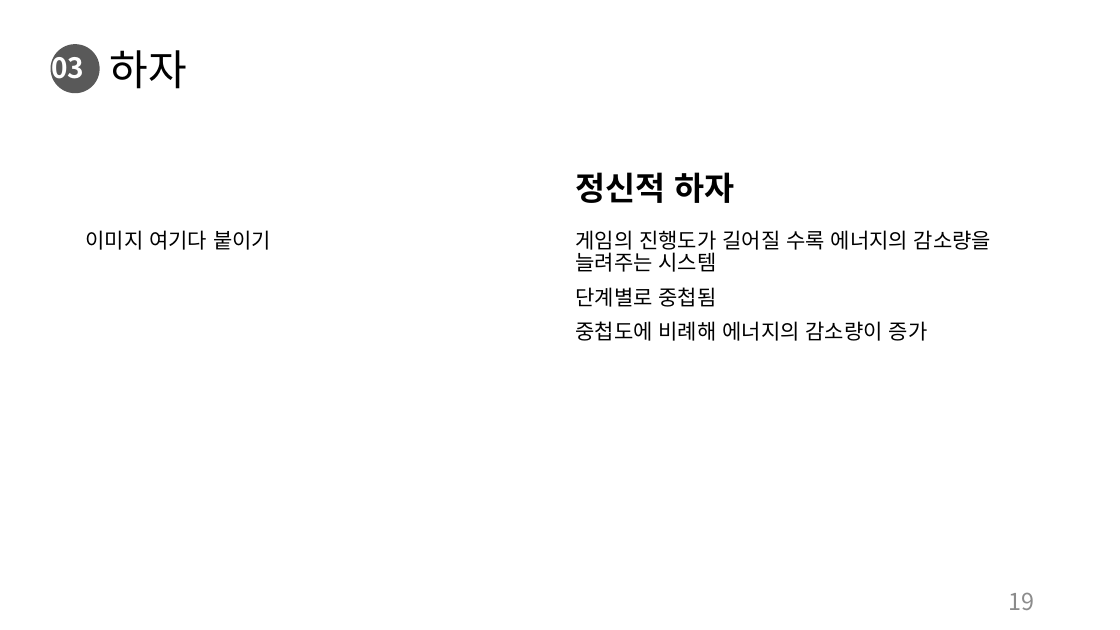
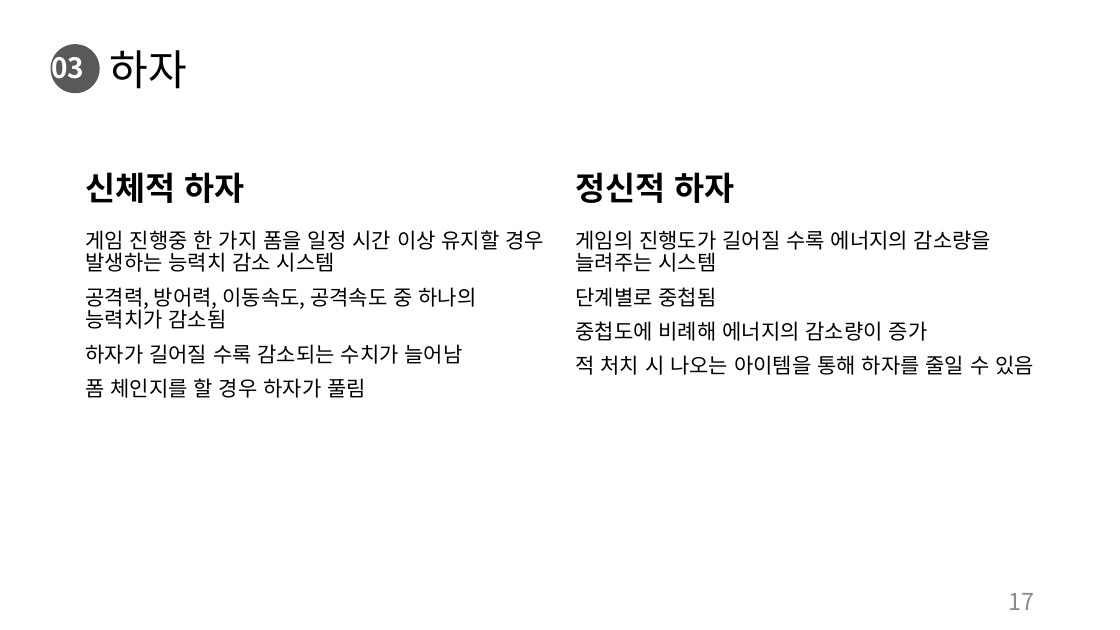
Before and after one commit to charobe/HDB, a slide deck: slide 17 of 조영욱/하자 드 바이오.pptx (slide 19 before the commit). Drawn at 1120x630 pixels with LibreOffice and Linux fonts; fonts in the diff are those of the drawing. Boxes give left, top, right and bottom in pixels: in the first picture for what was removed or moved away, otherwise in the second. Text is boxed around its words. In the diff, an @@ line names an element or a change of style, - is before the commit and + after.

```diff
--- a/조영욱/하자 드 바이오.pptx
+++ b/조영욱/하자 드 바이오.pptx
@@ text added at [85, 172, 245, 203], 28 pt, text #000000, bold @@
+신체적 하자
@@ text at [85, 230, 544, 398]: text changed @@
-이미지 여기다 붙이기
+게임 진행중 한 가지 폼을 일정 시간 이상 유지할 경우 발생하는 능력치 감소 시스템
+공격력, 방어력, 이동속도, 공격속도 중 하나의 능력치가 감소됨
+하자가 길어질 수록 감소되는 수치가 늘어남
+폼 체인지를 할 경우 하자가 풀림
@@ text at [575, 355, 1034, 375]: paragraph added @@
+적 처치 시 나오는 아이템을 통해 하자를 줄일 수 있음
@@ page number at [1009, 593, 1035, 610]: text changed @@
-19
+17
```
Also in this commit, not shown: 13 other slides changed, 10 slides added, 1 slide removed, 1 other file.
